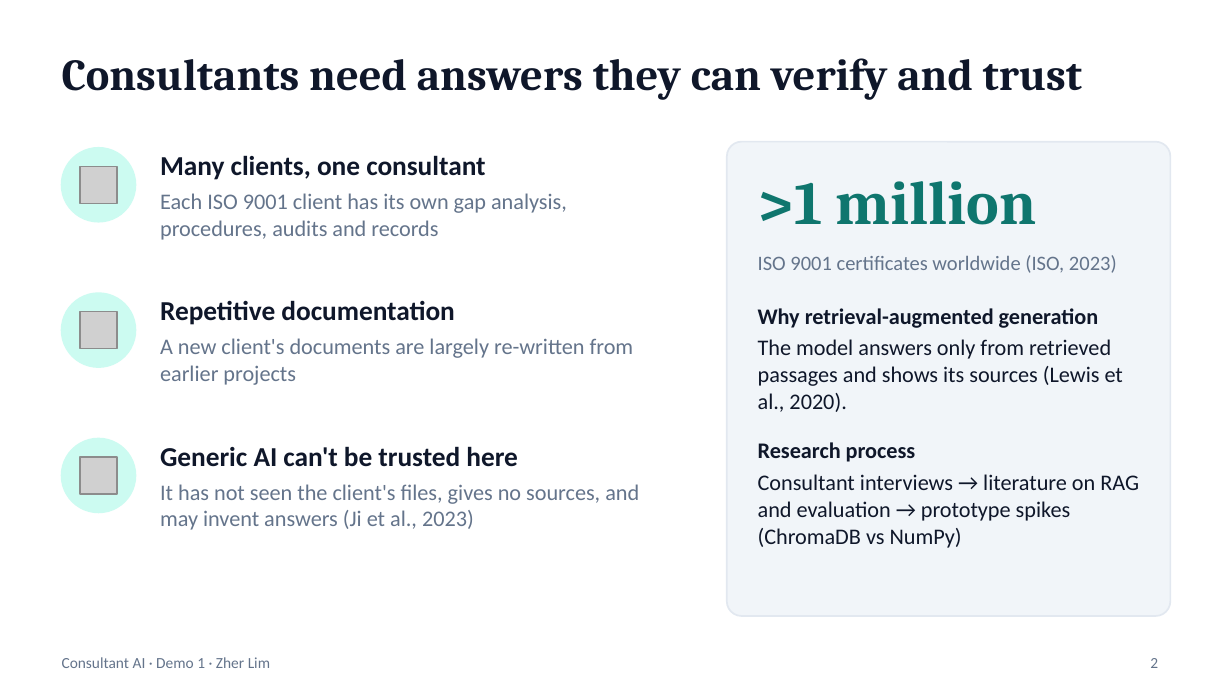
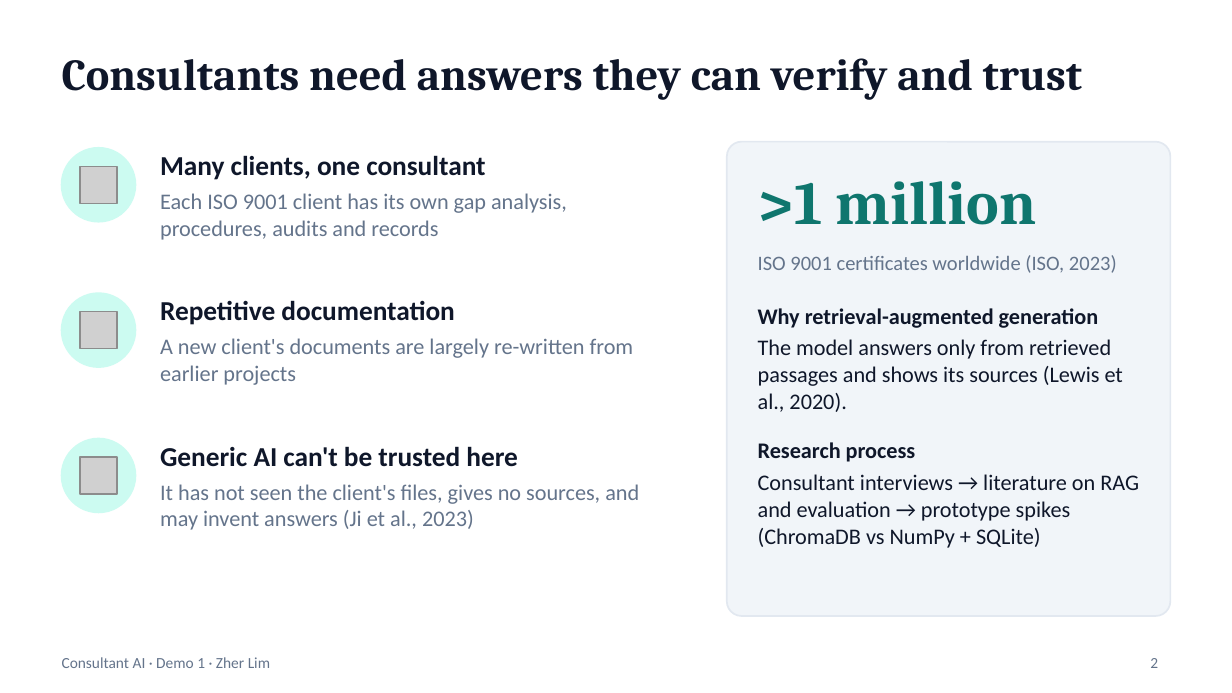
Before and after one commit to zherl25/Consultancy_Project, a slide deck: slide 2 of docs/presentations/Demo1_Consultant_AI.pptx. Drawn at 1232x693 pixels with LibreOffice and Linux fonts; fonts in the diff are those of the drawing; grey boxes stand for pictures. Boxes give left, top, right and bottom in pixels: in the first picture for what was removed or moved away, otherwise in the second. Text is boxed around its words. In the diff, an @@ line names an element or a change of style, - is before the commit and + after.

```diff
--- a/docs/presentations/Demo1_Consultant_AI.pptx
+++ b/docs/presentations/Demo1_Consultant_AI.pptx
@@ text at box(758, 474, 1139, 548): text changed @@
-Consultant interviews → literature on RAG and evaluation → prototype spikes (ChromaDB vs NumPy)
+Consultant interviews → literature on RAG and evaluation → prototype spikes (ChromaDB vs NumPy + SQLite)
```
Also in this commit, not shown: 5 other slides changed, 3 slides added, 3 slides removed.
